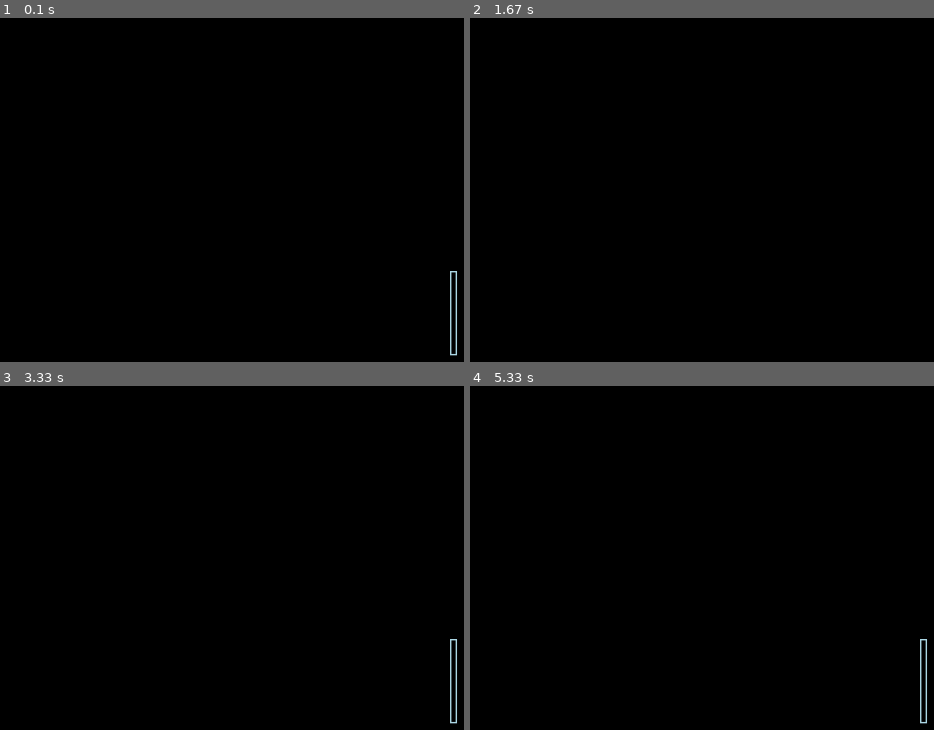
Above: before the commit, frames 1-4 (two rows, left to right).
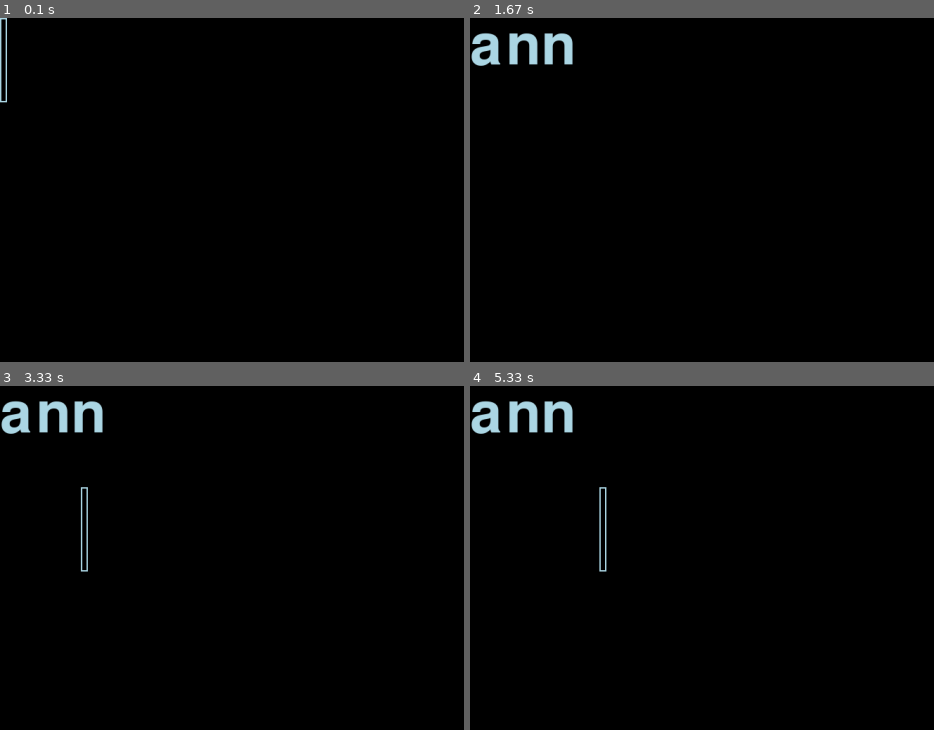
Above: after the commit, the same moments.

Repository: cwgannon/lionel_types
Game: pygame game, started from lionel_types.py
The game is run twice, just before and just after one commit, with the same random seed, the same clock (stepped at 60 frames per second) and the same inputs.
Inputs:
- Up to frame 1 (0.1 s): no input
- Up to frame 2 (1.67 s): type "ann" at 0.33 s; tap Enter at 0.67 s; hold Right 0.88-1.35 s; hold Up from 1.43 s (still down); tap Space at 1.5 s
- Up to frame 3 (3.33 s): release Up at 1.73 s; hold Right 1.77-2.23 s; tap Space at 1.83, 2.13, 2.33, 2.63, 2.9 s; hold Left 2.27-2.8 s; hold Down 2.83-3.13 s; tap Alt at 3.17 s
- Up to frame 4 (5.33 s): tap Backspace at 3.5 s; hold Left 3.83-4.23 s; tap Space at 3.9, 4.2, 4.73, 5.03 s; hold Right 4.67-5.3 s

The runs differ from the first frame. In frame 1, 0.4% of the frame differs, in the area x 0-99%, y 0-99%; in frame 2, 1.2%; in frame 3, 1.7%, in the area x 0-99%, y 4-99%; in frame 4, 1.7%.

Commit message:
cursor still not working, special keys not working

Diff:
--- a/lionel_types.py
+++ b/lionel_types.py
@@ -38,7 +38,8 @@
 # Cursor
 class Cursor:
     def __init__(self):
-        self.position = [SCREEN_WIDTH // 2, SCREEN_HEIGHT // 2]
+        self.x = 0
+        self.y = 0
         self.visible = True
         self.blink_timer = 0
 
@@ -50,59 +51,61 @@
 
     def draw(self, surface):
         if self.visible:
-            pygame.draw.rect(surface, TEXT_COLOR, (self.position[0], self.position[1], 10, FONT_SIZE), 2)
+            pygame.draw.rect(surface, TEXT_COLOR, (self.x, self.y, 10, FONT_SIZE), 2)
 
     def move(self, dx, dy):
-        self.position[0] = max(0, min(self.position[0] + dx, SCREEN_WIDTH - 10))
-        self.position[1] = max(0, min(self.position[1] + dy, SCREEN_HEIGHT - FONT_SIZE))
+        self.x = max(0, min(self.x + dx, len(text_lines[-1]) * font.size(" ")[0]))
+        self.y = max(0, min(self.y + dy, (len(text_lines) - 1) * LINE_HEIGHT))
 
 cursor = Cursor()
 text_lines = ['']
 
 def draw_text(surface):
-    y = SCREEN_HEIGHT // 2
+    surface.fill(BG_COLOR)
+    y = 0
     for line in text_lines:
         text_surface = font.render(line, True, TEXT_COLOR)
-        surface.blit(text_surface, (SCREEN_WIDTH // 2, y))
+        surface.blit(text_surface, (0, y))
         y += LINE_HEIGHT
-        if y > SCREEN_HEIGHT * 0.66:
-            text_lines.clear()
-            text_lines.append('')
-            cursor.position = [SCREEN_WIDTH // 2, SCREEN_HEIGHT // 2]
-            break
+
+    if cursor.visible:
+        cursor_rect = pygame.Rect(cursor.x, cursor.y, 10, FONT_SIZE)
+        pygame.draw.rect(surface, TEXT_COLOR, cursor_rect, 2)
 
 def handle_keydown(event):
     global running
     if event.key == pygame.K_RETURN:
-        cursor.position[0] = SCREEN_WIDTH // 2
-        cursor.position[1] += LINE_HEIGHT * 2
         text_lines.append('')
+        cursor.y += LINE_HEIGHT
+        if cursor.y >= SCREEN_HEIGHT * 0.66:
+            text_lines.pop(0)
+            cursor.y = 0
     elif event.key == pygame.K_BACKSPACE:
         if text_lines:
             if text_lines[-1]:
                 text_lines[-1] = text_lines[-1][:-1]
+                cursor.x -= font.size(" ")[0]
             else:
                 text_lines.pop()
-                cursor.position[1] -= LINE_HEIGHT * 2
+                cursor.y -= LINE_HEIGHT
                 if not text_lines:
                     text_lines.append('')
-    elif event.key in (pygame.K_LALT, pygame.K_RALT, pygame.K_TAB, pygame.K_ESCAPE, pygame.K_PRINTSCREEN):
+    elif event.key in (pygame.K_LALT, pygame.K_RALT, pygame.K_TAB, pygame.K_ESCAPE):
         return
     elif event.key == pygame.K_LCTRL and pygame.key.get_pressed()[pygame.K_q]:
         running = False
-    elif event.key in (pygame.K_LEFT, pygame.K_RIGHT, pygame.K_UP, pygame.K_DOWN):
-        if event.key == pygame.K_LEFT:
-            cursor.move(-font.size(" ")[0], 0)
-        elif event.key == pygame.K_RIGHT:
-            cursor.move(font.size(" ")[0], 0)
-        elif event.key == pygame.K_UP:
-            cursor.move(0, -LINE_HEIGHT)
-        elif event.key == pygame.K_DOWN:
-            cursor.move(0, LINE_HEIGHT)
+    elif event.key == pygame.K_LEFT:
+        cursor.move(-font.size(" ")[0], 0)
+    elif event.key == pygame.K_RIGHT:
+        cursor.move(font.size(" ")[0], 0)
+    elif event.key == pygame.K_UP:
+        cursor.move(0, -LINE_HEIGHT)
+    elif event.key == pygame.K_DOWN:
+        cursor.move(0, LINE_HEIGHT)
     else:
         if event.key in range(pygame.K_a, pygame.K_z + 1) or event.key in range(pygame.K_0, pygame.K_9 + 1) or event.unicode.isprintable():
             text_lines[-1] += event.unicode
-            cursor.position[0] += font.size(event.unicode)[0]
+            cursor.x += font.size(event.unicode)[0]
         else:
             special_keys = {
                 pygame.K_F1: "F1", pygame.K_F2: "F2", pygame.K_F3: "F3", pygame.K_F4: "F4", pygame.K_F5: "F5",
@@ -112,7 +115,7 @@
             }
             if event.key in special_keys:
                 text_lines[-1] += special_keys[event.key]
-                cursor.position[0] += font.size(special_keys[event.key])[0]
+                cursor.x += font.size(special_keys[event.key])[0]
 
 # Main loop
 running = True
@@ -128,9 +131,7 @@
 
     cursor.update(dt)
 
-    screen.fill(BG_COLOR)
     draw_text(screen)
-    cursor.draw(screen)
     pygame.display.flip()
 
 pygame.quit()
